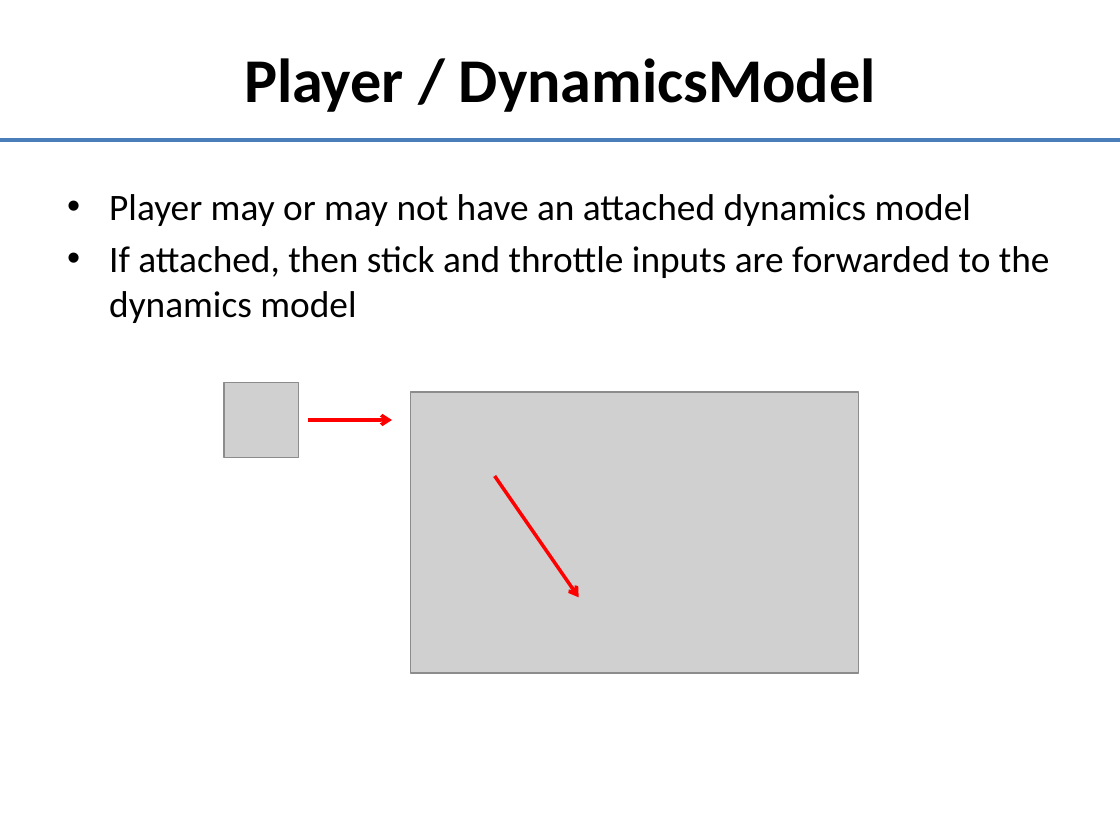
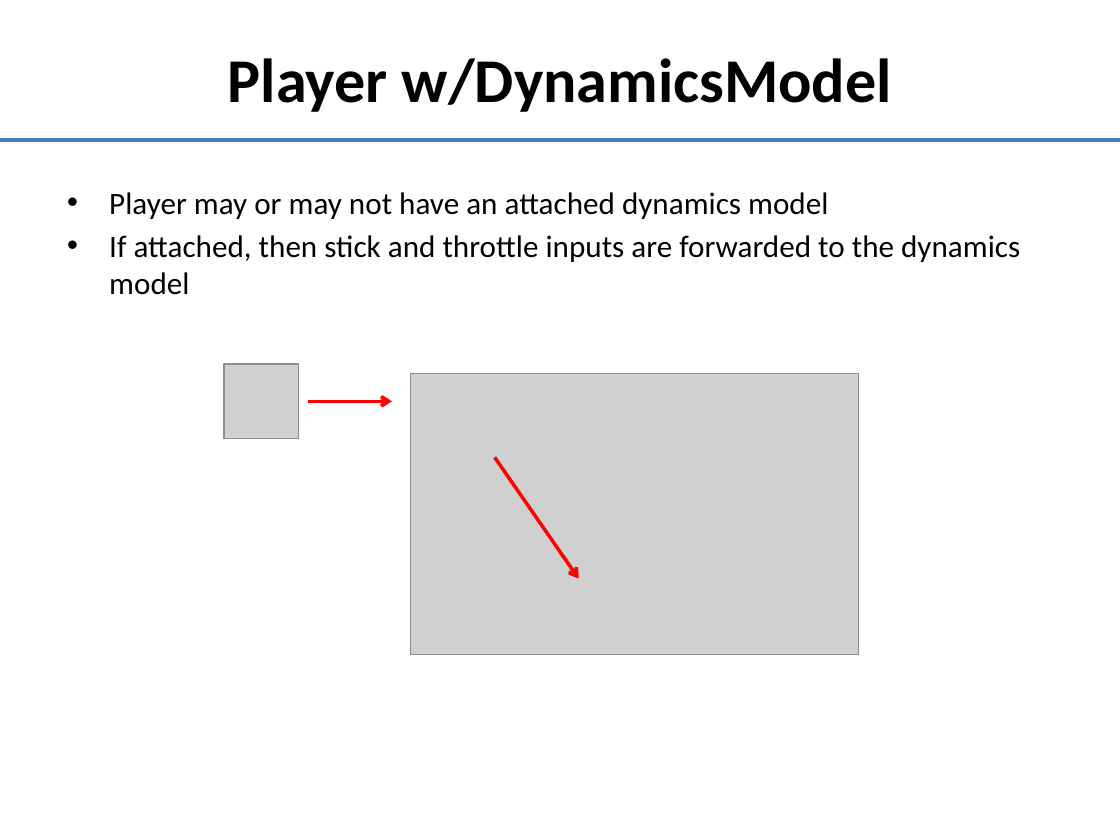
Before and after one commit to doughodson/OpenEaagles, a slide deck: slide 14 of doc/umlDiagrams/player-control-logic.pptx (slide 12 before the commit). Drawn at 1120x840 pixels with LibreOffice and Linux fonts; fonts in the diff are those of the drawing; grey boxes stand for pictures. Boxes give left, top, right and bottom in pixels: in the first picture for what was removed or moved away, otherwise in the second. Text is boxed around its words. In the diff, an @@ line names an element or a change of style, - is before the commit and + after.

```diff
--- a/doc/umlDiagrams/player-control-logic.pptx
+++ b/doc/umlDiagrams/player-control-logic.pptx
@@ title at (228, 58, 892, 112): text changed @@
-Player / DynamicsModel
+Player w/DynamicsModel
@@ text "Player may or may not ..." at (109, 192, 1020, 295): size 24 to 20 pt @@
@@ 2 pictures, 2 arrows: place and size @@
-2 pictures, 2 arrows at (224, 383, 859, 673)
+2 pictures, 2 arrows at (224, 364, 859, 654)
```
Also in this commit, not shown: 11 other slides changed, 5 slides added, 1 other file.
